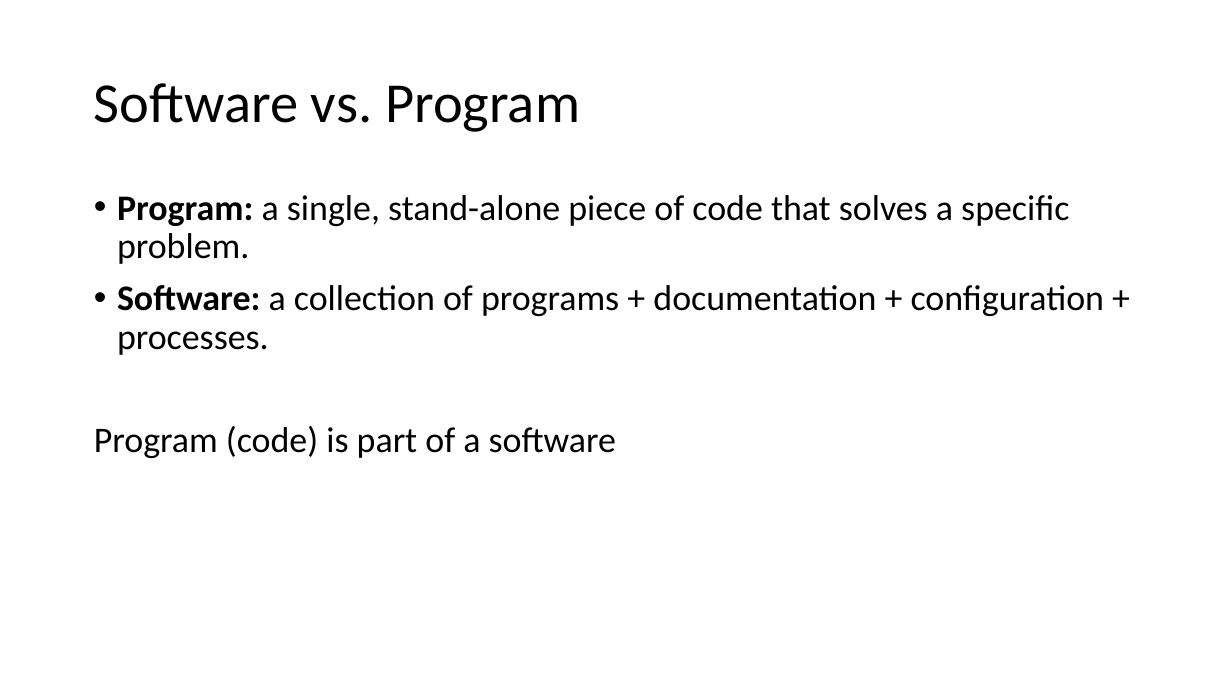
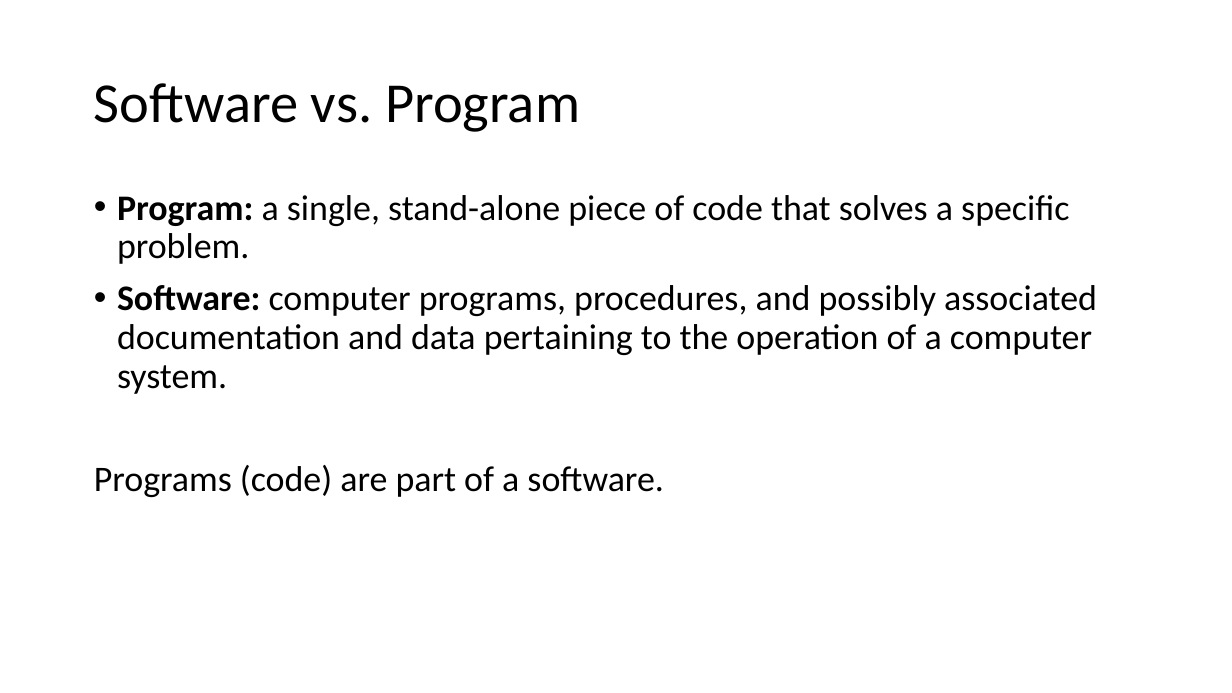
Before and after one commit to tongzhou80/cs6100, a slide deck: slide 3 of slides/Lecture1.pptx. Drawn at 1232x693 pixels with LibreOffice and Linux fonts; fonts in the diff are those of the drawing; background and template pictures are left out. Boxes give left, top, right and bottom in pixels: in the first picture for what was removed or moved away, otherwise in the second. Text is boxed around its words. In the diff, an @@ line names an element or a change of style, - is before the commit and + after.

```diff
--- a/slides/Lecture1.pptx
+++ b/slides/Lecture1.pptx
@@ text at [94, 285, 1097, 497]: text changed @@
-• Software: a collection of programs + documentation + configuration + processes.
-Program (code) is part of a software
+• Software: computer programs, procedures, and possibly associated documentation and data pertaining to the operation of a computer system.
+Programs (code) are part of a software.
```
Also in this commit, not shown: 6 other slides changed, 4 slides added, 1 slide removed, 1 other file.
